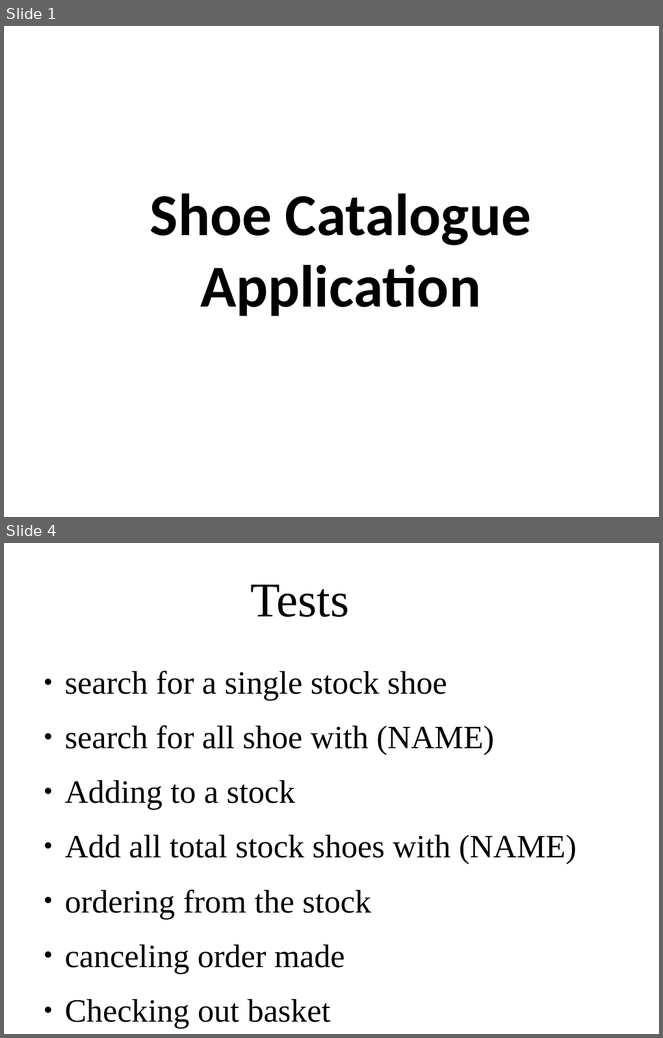
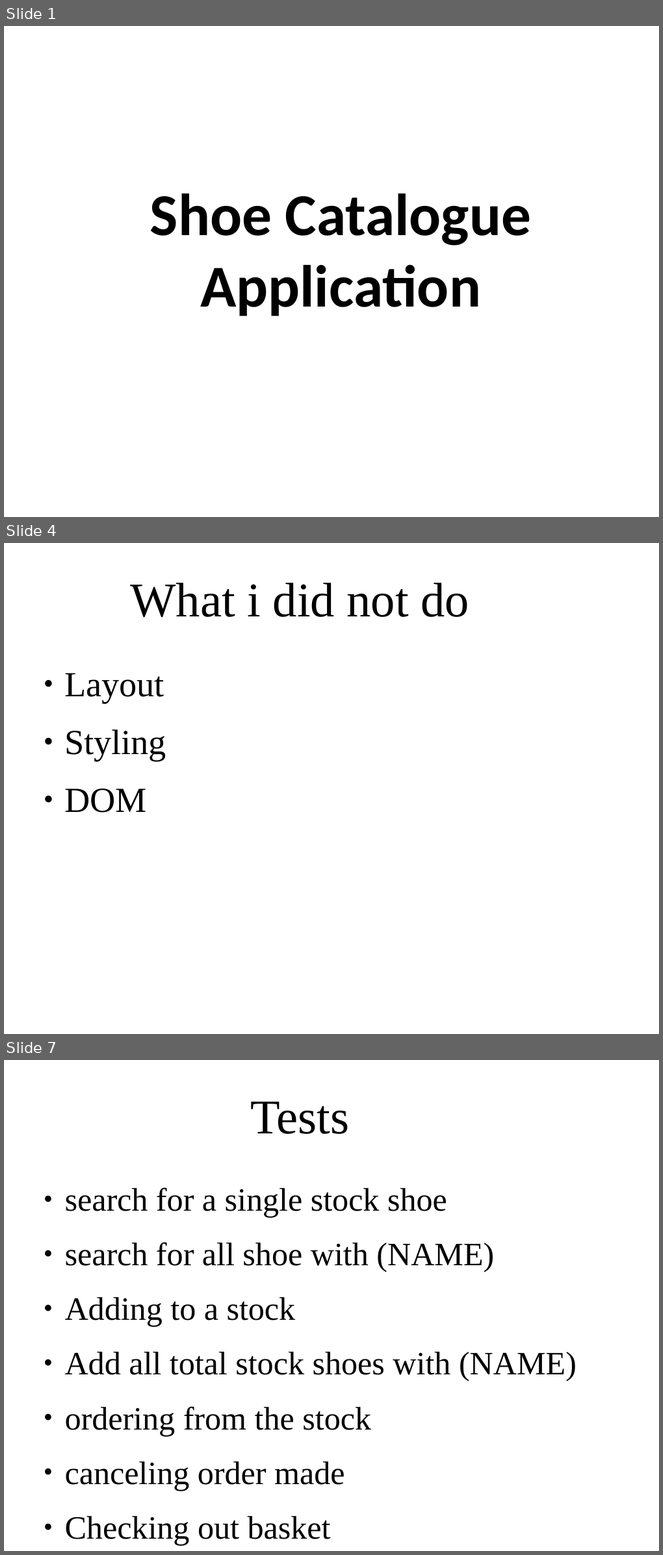
Before and after one commit to TaSiya/shoe, a slide deck: project presentation.odp. Shown one above the other, each under a label of ours: slides 1 and 4 before the commit, slides 1, 4 and 7 after it; the slides between them are not shown. The pictures are 663x1038 and 663x1555 pixels, drawn with LibreOffice and Linux fonts; fonts in the diff are those of the drawing; background and template pictures are left out. Boxes give left, top, right and bottom in pixels: in the first picture for what was removed or moved away, otherwise in the second. Text is boxed around its words. In the diff, an @@ line names an element or a change of style, - is before the commit and + after.

```diff
--- a/project presentation.odp
+++ b/project presentation.odp
@@ slide 4 added at bbox=[4, 543, 659, 1034], background picture (left out) @@
@@ title added at bbox=[131, 583, 469, 617], 58.7 pt, text #000000 @@
+What i did not do
@@ text added at bbox=[65, 673, 167, 813], 42.7 pt, text #000000 @@
+● Layout
+● Styling
+● DOM
@@ what was slide 4 is now slide 7 @@
```
Also in this commit, not shown: 4 slides changed, 2 other slides added, 1 other file.
